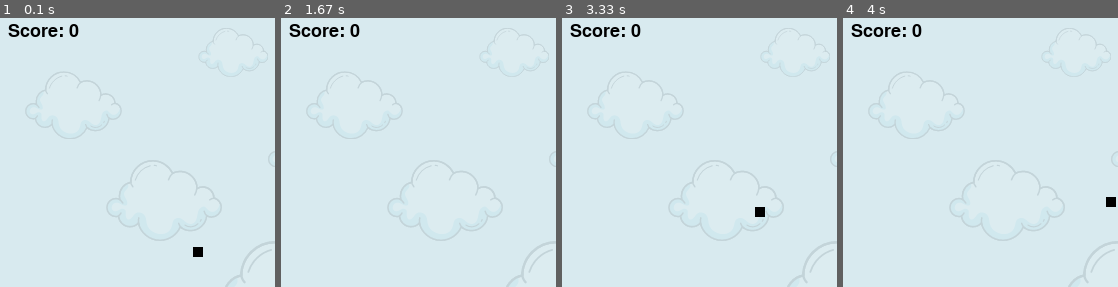
Above: before the commit, frames 1-4 (left to right).
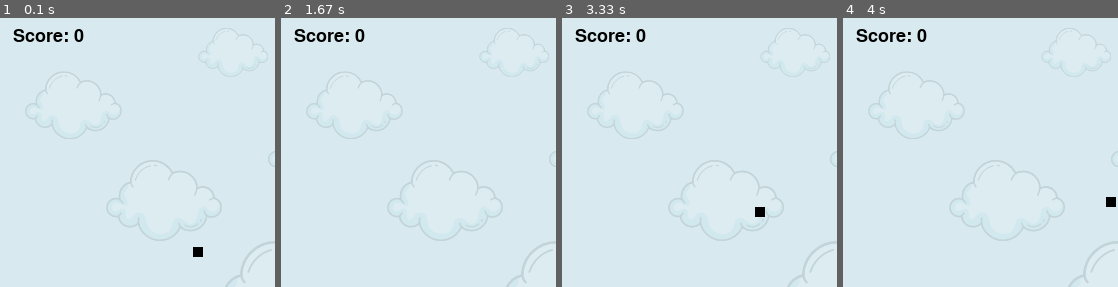
Above: after the commit, the same moments.

Repository: mariabrbz/pygame-projects
Game: pygame game, started from snake/app.py
Two runs of this game, one before a commit and one after it. Both use one fixed random seed, a clock stepped at 60 frames per second and the inputs below.
Inputs:
- Up to frame 1 (0.1 s): no input
- Up to frame 2 (1.67 s): hold Right 0.33-0.8 s; hold Up 0.83-1.13 s; hold Right 1.17-1.63 s
- Up to frame 3 (3.33 s): hold Left 1.67-2.2 s; hold Down 2.23-2.53 s; hold Left 2.57-2.97 s; hold Up from 3 s (still down)
- Up to frame 4 (4 s): release Up at 3.37 s; hold Right from 3.4 s (still down)
The pictures show only the part of the screen within x 1-51%, y 0-50%; the shares and areas given below are measured in that part.

The runs differ from the first frame. In frame 1, 1.0% of the frame differs, in the area x 2-31%, y 2-9%; in frame 2, 1.0%; in frame 3, 1.0%; in frame 4, 1.0%.

Commit message:
final updates

Diff:
--- a/snake/app.py
+++ b/snake/app.py
@@ -12,6 +12,7 @@
 display.set_caption('Pride Snake')
 font = font.Font('freesansbold.ttf', 18)
 background = pygame.image.load("assets/background.png")
+end = pygame.image.load("assets/end.png")
 screen.fill(gc.white)
 
 clock = time.Clock()
@@ -25,9 +26,9 @@
         else:
             i = 1
 
-def score(win):
+def score(win, x, y):
     write = font.render("Score: " + str(win), True, gc.black)
-    screen.blit(write, (15, 15))
+    screen.blit(write, (x, y))
 
 def game_loop():
     running = True
@@ -46,17 +47,18 @@
 
     while(running):
         while(finishedGame):
-            screen.fill(gc.black)
+            screen.blit(end, (0, 0))
+            score(snake_length - 1, 460, 20)
             display.flip()
             for event in pygame.event.get():
                 if event.type == pygame.QUIT:
                     running = False
                     finishedGame = False
                 elif event.type == pygame.KEYDOWN:
-                    if event.key == pygame.K_q:
+                    if event.key == pygame.K_ESCAPE:
                         running = False
                         finishedGame = False
-                    elif event.key == pygame.K_p:
+                    elif event.key == pygame.K_RETURN:
                         game_loop()
 
         for e in pygame.event.get():
@@ -82,7 +84,6 @@
 
         snake_head_x += x_move
         snake_head_y += y_move
-        screen.fill(gc.white)
         screen.blit(background, (0, 0))
         draw.rect(screen, colors[color_index + 1], (food_x, food_y, gc.size_food, gc.size_food))
 
@@ -108,9 +109,9 @@
             else:
                 color_index = 0
 
-        score(snake_length - 1)
+        score(snake_length - 1, 20, 20)
         display.flip()
-        clock.tick(frames)
+        clock.tick(gc.frames)
 
     pygame.quit()
 
Binary file added: snake/assets/end.png
Binary file added: snake/screenshots/endofgame.PNG
